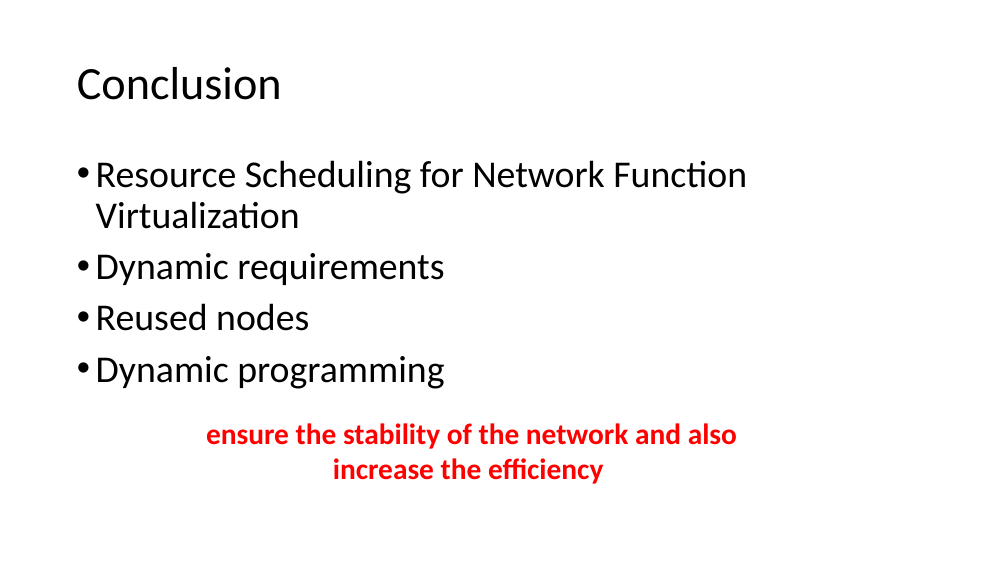
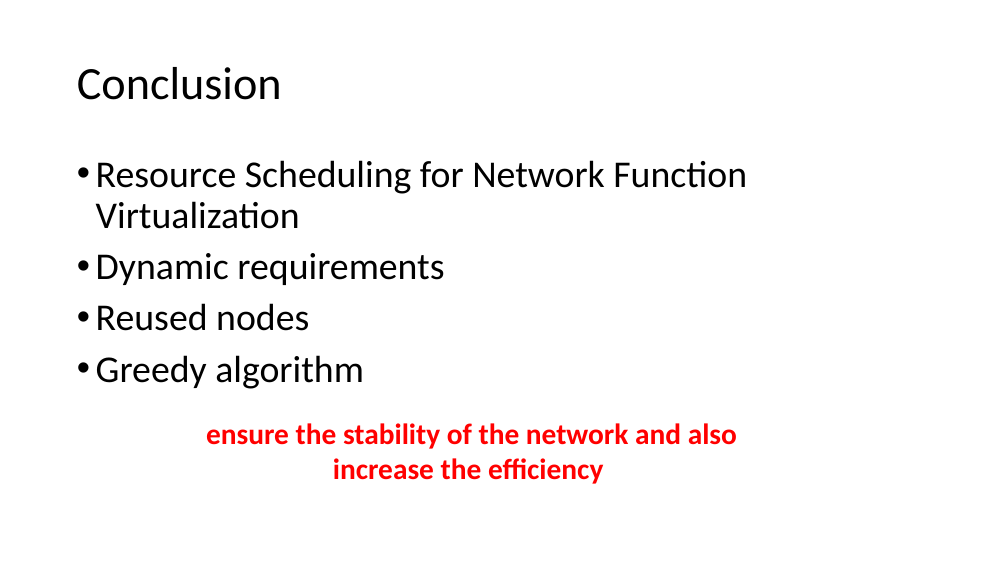
Before and after one commit to Hflying/hlveying, a slide deck: slide 19 of A Greedy Heuristic Deployment strategy for VNFs<ver2.0>.pptx. Drawn at 1008x567 pixels with LibreOffice and Linux fonts; fonts in the diff are those of the drawing. Boxes give left, top, right and bottom in pixels: in the first picture for what was removed or moved away, otherwise in the second. Text is boxed around its words. In the diff, an @@ line names an element or a change of style, - is before the commit and + after.

```diff
--- a/A Greedy Heuristic Deployment strategy for VNFs<ver2.0>.pptx
+++ b/A Greedy Heuristic Deployment strategy for VNFs<ver2.0>.pptx
@@ text at bbox=[96, 355, 364, 389]: text changed @@
-• Dynamic programming
+• Greedy algorithm
```
Also in this commit, not shown: 2 other slides changed, 1 other file.
